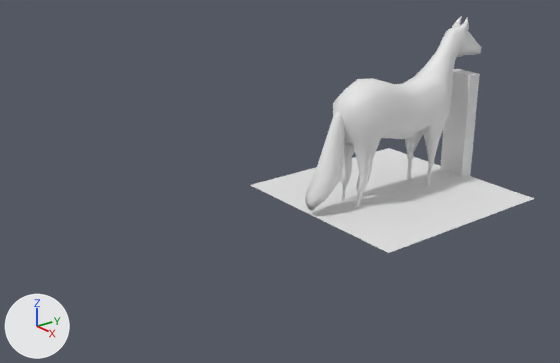
Renders of the Blender file _files/models.blend from each side of a commit.
Both versions are drawn from a 50 mm lens placed at (8.7, -9.01, 5.0), pointed at (-0.29, -2.12, 0.74). Lighting does not change. The marker at lower left points along +X, +Y and +Z.

The older version as bpy lines, for what is in view:
```python
me_cube = bpy.data.meshes.new('Cube')
me_cube.from_pydata(...)  # a box spanning x -1.0..1.0, y -1.0..1.0, z 0.0..2.0
me_cube.materials.append(mat_material)  # white #e7e7e7
me_cube_001 = bpy.data.meshes.new('Cube.001')
me_cube_001.from_pydata(...)  # 249 vertices, 222 faces; spans x -0.01..0.41, y -1.76..2.08, z 0.0..2.97
me_cube_001.polygons.foreach_set('use_smooth', [True] * 222)
me_plane = bpy.data.meshes.new('Plane')
me_plane.from_pydata([(-1.71, -1.71, 0.16), (1.71, -1.71, 0.16), (-1.71, 1.71, 0.16), (1.71, 1.71, 0.16)], [], [(0, 1, 3, 2)])
ob_cube = bpy.data.objects.new('Cube', me_cube)
ob_cube.location = (0.0, 1.7, 0.0)
ob_cube.scale = (0.25, 0.125, 1.0)
ob_horse = bpy.data.objects.new('Horse', me_cube_001)
ob_horse.location = (0.0, 0.0, 0.0)
_m = ob_horse.modifiers.new('Mirror', 'MIRROR')
_m.use_bisect_axis = (True, False, False)
ob_mdl_selection = bpy.data.objects.new('mdl_selection', me_plane)
ob_mdl_selection.location = (0.0, 0.0, 0.0)
```
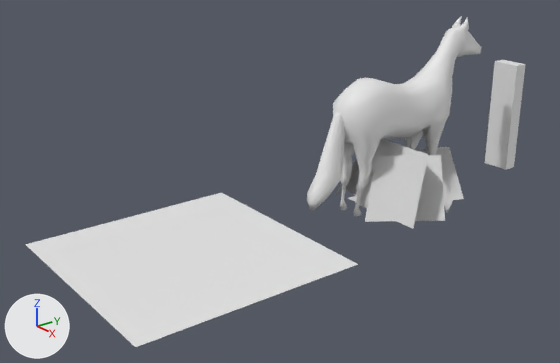
What differs and where, as boxes (x1, y1, x2, y2) in the pictures (560 x 363 px):
```json
{"object": "mdl_selection", "change": "moved", "before": [251, 148, 534, 253], "after": [26, 193, 358, 347]}
{"object": "mdl_grass", "change": "added", "after": [335, 138, 464, 229]}
{"object": "Cube", "change": "moved", "before": [440, 69, 480, 176], "after": [485, 60, 525, 170]}
```

The change, as JSON lines over the scene's bpy script:
```json
{"op": "add", "block": "me_plane_002", "code": ["me_plane_002 = bpy.data.meshes.new('Plane.002')", "me_plane_002.from_pydata([(-0.24, -0.51, -0.02), (1.06, -0.51, -0.02), (-0.09, -0.17, 1.12), (0.96, -0.17, 1.12), (0.38, -0.92, -0.02), (1.15, 0.14, -0.02), (0.27, -0.62, 1.0), (0.88, 0.23, 1.0), (-1.24, 0.61, -0.02), (-0.74, -0.6, -0.02), (-0.79, 0.72, 0.97), (-0.38, -0.25, 0.97), (-1.04, -0.15, -0.02), (0.23, -0.44, -0.02), (-0.73, 0.21, 0.85), (0.29, -0.03, 0.85), (0.19, -0.08, -0.02), (0.72, 1.11, -0.02), (-0.18, 0.23, 0.79), (0.25, 1.19, 0.79), (0.94, 0.41, -0.02), (0.28, 1.54, -0.02), (0.5, 0.45, 0.67), (-0.03, 1.36, 0.67)], [], [(0, 1, 3, 2), (4, 5, 7, 6), (8, 9, 11, 10), (12, 13, 15, 14), (16, 17, 19, 18), (20, 21, 23, 22)])"]}
{"op": "set", "path": "ob_cube.location", "old": "(0.0, 1.7, 0.0)", "new": "(0.0, 3.0, 0.0)"}
{"op": "set", "path": "ob_mdl_selection.location", "old": "(0.0, 0.0, 0.0)", "new": "(0.0, -4.0, 0.0)"}
{"op": "add", "block": "ob_mdl_grass", "code": ["ob_mdl_grass = bpy.data.objects.new('mdl_grass', me_plane_002)", "ob_mdl_grass.location = (0.0, 0.0, 0.0)"]}
```
